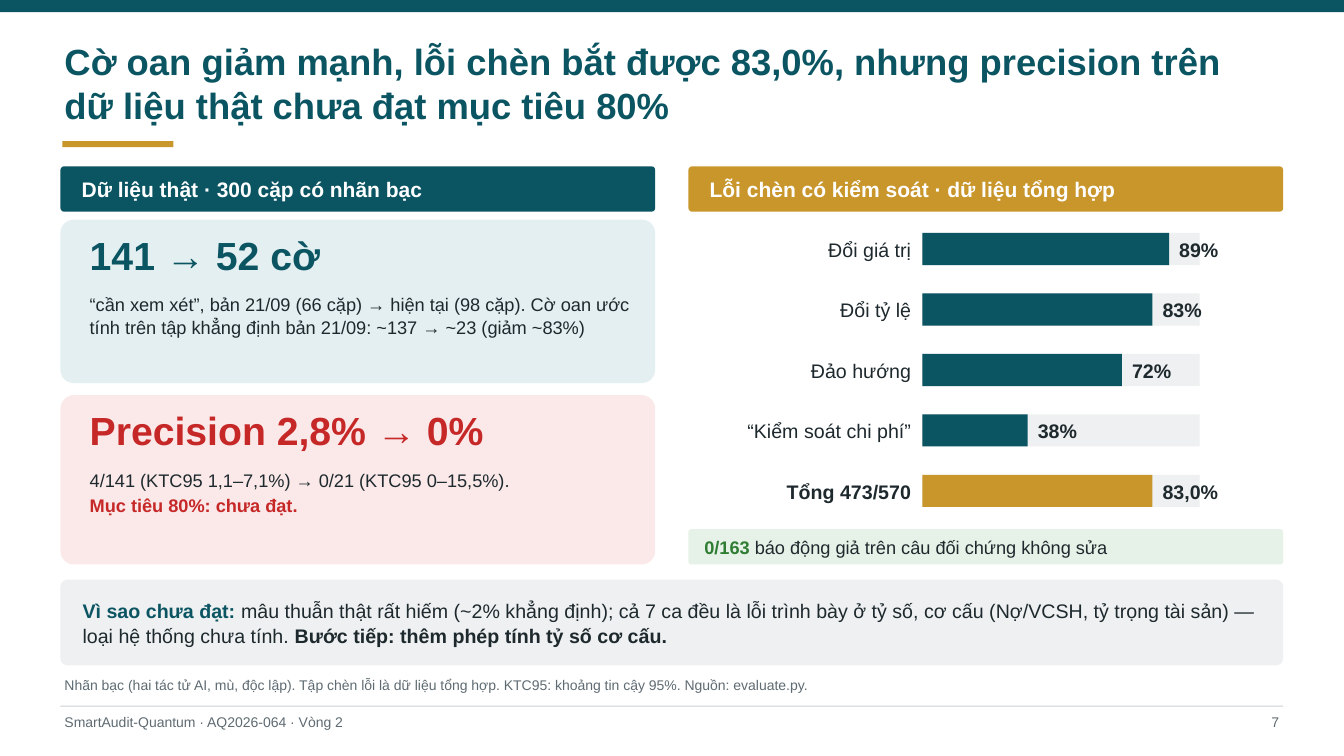
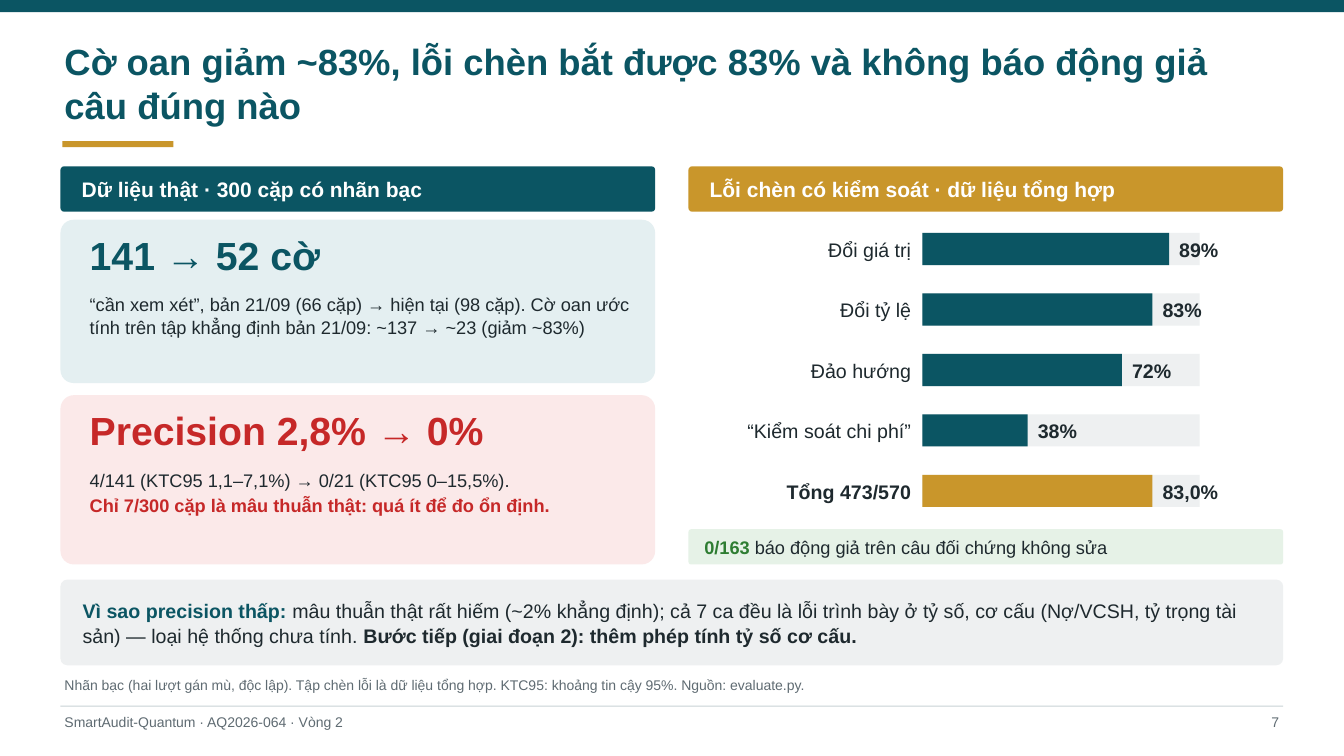
Before and after one commit to hungnv-2811/aiquantum, a slide deck: slide 7 of deliverables/AQ2026-R2-AQ2026-064-Slide.pptx. Drawn at 1344x756 pixels with LibreOffice and Linux fonts; fonts in the diff are those of the drawing. Boxes give left, top, right and bottom in pixels: in the first picture for what was removed or moved away, otherwise in the second. Text is boxed around its words. In the diff, an @@ line names an element or a change of style, - is before the commit and + after.

```diff
--- a/deliverables/AQ2026-R2-AQ2026-064-Slide.pptx
+++ b/deliverables/AQ2026-R2-AQ2026-064-Slide.pptx
@@ text at (64, 47, 1207, 127): text changed @@
-Cờ oan giảm mạnh, lỗi chèn bắt được 83,0%, nhưng precision trên dữ liệu thật chưa đạt mục tiêu 80%
+Cờ oan giảm ~83%, lỗi chèn bắt được 83% và không báo động giả câu đúng nào
@@ text at (90, 498, 549, 516): text changed @@
-Mục tiêu 80%: chưa đạt.
+Chỉ 7/300 cặp là mâu thuẫn thật: quá ít để đo ổn định.
@@ text in rounded rectangle at (83, 603, 1237, 647): text changed @@
-Vì sao chưa đạt: mâu thuẫn thật rất hiếm (~2% khẳng định); cả 7 ca đều là lỗi trình bày ở tỷ số, cơ cấu (Nợ/VCSH, tỷ trọng tài sản) — loại hệ thống chưa tính. Bước tiếp: thêm phép tính tỷ số cơ cấu.
+Vì sao precision thấp: mâu thuẫn thật rất hiếm (~2% khẳng định); cả 7 ca đều là lỗi trình bày ở tỷ số, cơ cấu (Nợ/VCSH, tỷ trọng tài sản) — loại hệ thống chưa tính. Bước tiếp (giai đoạn 2): thêm phép tính tỷ số cơ cấu.
@@ text at (64, 678, 804, 693): text changed @@
-Nhãn bạc (hai tác tử AI, mù, độc lập). Tập chèn lỗi là dữ liệu tổng hợp. KTC95: khoảng tin cậy 95%. Nguồn: evaluate.py.
+Nhãn bạc (hai lượt gán mù, độc lập). Tập chèn lỗi là dữ liệu tổng hợp. KTC95: khoảng tin cậy 95%. Nguồn: evaluate.py.
```
Also in this commit, not shown: 7 other slides changed, 17 other files.
